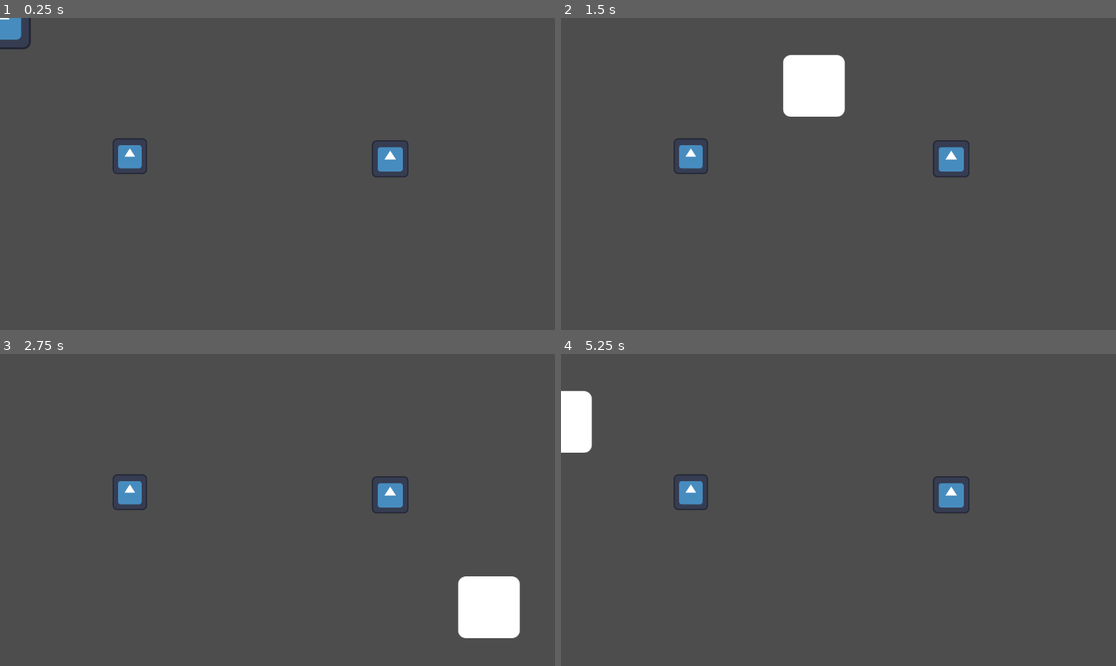
Above: before the commit, frames 1-4 (two rows, left to right).
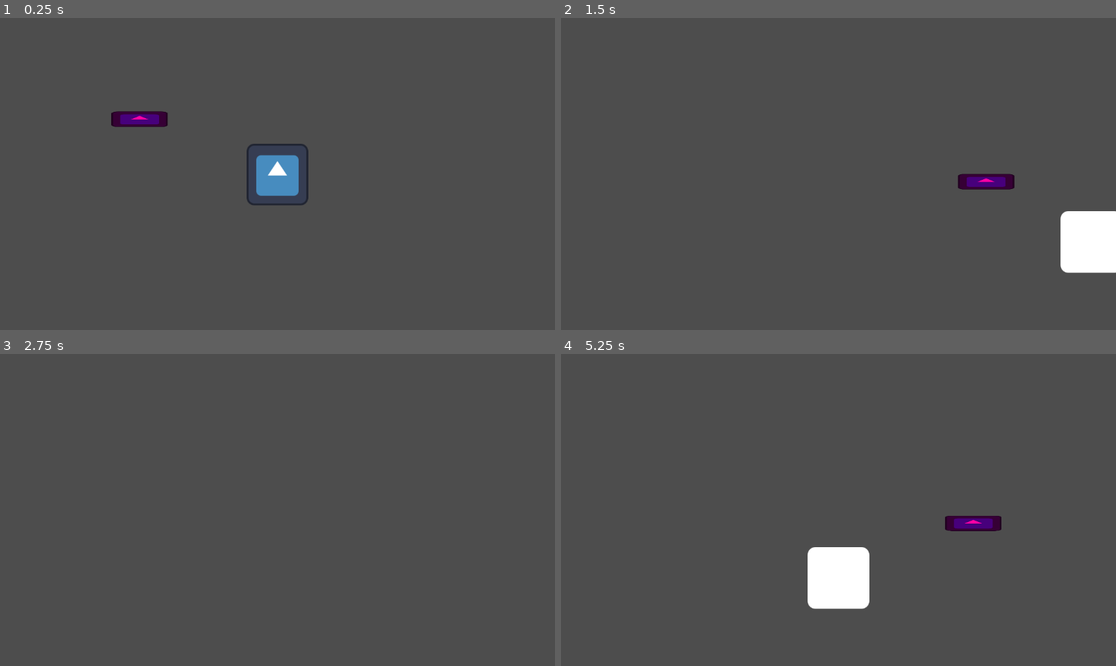
Above: after the commit, the same moments.

Repository: elVariable/gamejam
Game: Godot game, scene res://scences/main.tscn
Same seed, same stepped clock (60 frames per second), same inputs: the game is played once before the commit and once after it. The engine's default icon, where the game draws it, is replaced by a stand-in: a white triangle on a blue panel in a dark square.
Inputs:
- Up to frame 1 (0.25 s): no input
- Up to frame 2 (1.5 s): hold D (Right) 0.53-1.28 s; tap U (Fire0) at 0.6 s; hold S (Down) from 1.28 s (still down); tap I (Fire1) at 1.35 s
- Up to frame 3 (2.75 s): release S (Down) at 2.03 s; hold D (Right) from 2.03 s (still down); tap O (Fire2) at 2.1 s
- Up to frame 4 (5.25 s): release D (Right) at 2.78 s; hold W (Up) 2.78-3.53 s; tap one key every 0.75 s from 2.85 s: P (Fire3) U (Fire0) I (Fire1) O (Fire2); hold A (Left) 3.53-5.03 s; hold S (Down) from 5.03 s (still down)

The runs differ from the first frame. In frame 1, 3.0% of the frame differs, in the area x 0-74%, y 0-61%; in frame 2, 5.6%, in the area x 20-100%, y 11-82%; in frame 3, 3.1%; in frame 4, 4.7%.

Commit message:
simple enemy added

Diff:
--- /dev/null
+++ b/scences/enemy.tscn
@@ -0,0 +1,18 @@
+[gd_scene load_steps=4 format=3 uid="uid://pq07bfjkoogy"]
+
+[ext_resource type="Script" path="res://scripts/enemy.gd" id="1_trtck"]
+[ext_resource type="Texture2D" uid="uid://p22jssbmru7k" path="res://icon.svg" id="2_7qbv1"]
+
+[sub_resource type="RectangleShape2D" id="RectangleShape2D_27qgf"]
+size = Vector2(108, 30)
+
+[node name="Enemy" type="CharacterBody2D"]
+script = ExtResource("1_trtck")
+
+[node name="Icon" type="Sprite2D" parent="."]
+self_modulate = Color(1, 0, 0.647059, 1)
+scale = Vector2(0.914063, 0.25)
+texture = ExtResource("2_7qbv1")
+
+[node name="CollisionShape2D" type="CollisionShape2D" parent="."]
+shape = SubResource("RectangleShape2D_27qgf")
--- /dev/null
+++ b/scences/game_over.tscn
@@ -0,0 +1,10 @@
+[gd_scene format=3 uid="uid://dthu6b8ihl0os"]
+
+[node name="GameOver" type="Node2D"]
+
+[node name="TextEdit" type="TextEdit" parent="."]
+offset_left = 377.0
+offset_top = 246.0
+offset_right = 814.0
+offset_bottom = 328.0
+text = "You DIED. HAHA"
--- a/scences/main.tscn
+++ b/scences/main.tscn
@@ -1,19 +1,13 @@
 [gd_scene load_steps=3 format=3 uid="uid://clbtukas48r8x"]
 
 [ext_resource type="PackedScene" uid="uid://culh4svls8ec1" path="res://scences/player.tscn" id="1_v82rg"]
-[ext_resource type="Texture2D" uid="uid://p22jssbmru7k" path="res://icon.svg" id="2_508mw"]
+[ext_resource type="PackedScene" uid="uid://pq07bfjkoogy" path="res://scences/enemy.tscn" id="2_wjijj"]
 
 [node name="level" type="Node2D"]
 
 [node name="Player" parent="." instance=ExtResource("1_v82rg")]
+unique_name_in_owner = true
 position = Vector2(556, 317)
 
-[node name="Icon" type="Sprite2D" parent="."]
-position = Vector2(269.5, 287)
-scale = Vector2(0.554688, 0.578125)
-texture = ExtResource("2_508mw")
-
-[node name="Icon2" type="Sprite2D" parent="."]
-position = Vector2(810, 292.5)
-scale = Vector2(0.59375, 0.601562)
-texture = ExtResource("2_508mw")
+[node name="Enemy" parent="." instance=ExtResource("2_wjijj")]
+position = Vector2(176, 165)
--- a/scences/player.tscn
+++ b/scences/player.tscn
@@ -1,13 +1,18 @@
-[gd_scene load_steps=3 format=3 uid="uid://culh4svls8ec1"]
+[gd_scene load_steps=4 format=3 uid="uid://culh4svls8ec1"]
 
 [ext_resource type="Texture2D" uid="uid://p22jssbmru7k" path="res://icon.svg" id="1_25fj7"]
 [ext_resource type="Script" path="res://scripts/player.gd" id="1_plbun"]
 
+[sub_resource type="RectangleShape2D" id="RectangleShape2D_fx6f5"]
+size = Vector2(125, 122)
+
 [node name="Player" type="CharacterBody2D"]
 script = ExtResource("1_plbun")
-
-[node name="CharacterBody2D" type="CharacterBody2D" parent="."]
 
 [node name="Icon" type="Sprite2D" parent="."]
 position = Vector2(-0.122452, 1.14084)
 texture = ExtResource("1_25fj7")
+
+[node name="CollisionShape2D" type="CollisionShape2D" parent="."]
+position = Vector2(-0.5, 1)
+shape = SubResource("RectangleShape2D_fx6f5")
--- /dev/null
+++ b/scripts/enemy.gd
@@ -0,0 +1,19 @@
+extends CharacterBody2D
+
+var speed = 500 # pixel per second
+var health = 100
+
+# Called when the node enters the scene tree for the first time.
+func _ready():
+    speed = get_node("%Player").speed * 0.7
+
+
+# Called every frame. 'delta' is the elapsed time since the previous frame.
+func _process(delta):
+    var target_pos = get_node("%Player").position
+    var direction = (target_pos - position).normalized()
+    var motion = direction * speed * delta
+
+
+    if move_and_collide(motion):
+        get_tree().change_scene_to_file("res://scences/game_over.tscn")
--- a/scripts/player.gd
+++ b/scripts/player.gd
@@ -1,10 +1,11 @@
 extends CharacterBody2D
 
-var VELOCITY = 700
-var RES = get_viewport_rect().size
+@export
+var speed = 700
+
 # Called when the node enters the scene tree for the first time.
 func _ready():
-    position = RES * 0.5
+    position = get_viewport_rect().size * 0.5
 
 # Called every frame. 'delta' is the elapsed time since the previous frame.
 func _process(delta):
@@ -13,7 +14,7 @@
 
 func movement():
     var move_dir = Input.get_vector("Left", "Right", "Up", "Down")
-    velocity = move_dir * VELOCITY
+    velocity = move_dir * speed
 
     move_and_slide()
     #position = position.clamp(Vector2.ZERO, RES)
Not shown, changed: .gitignore
